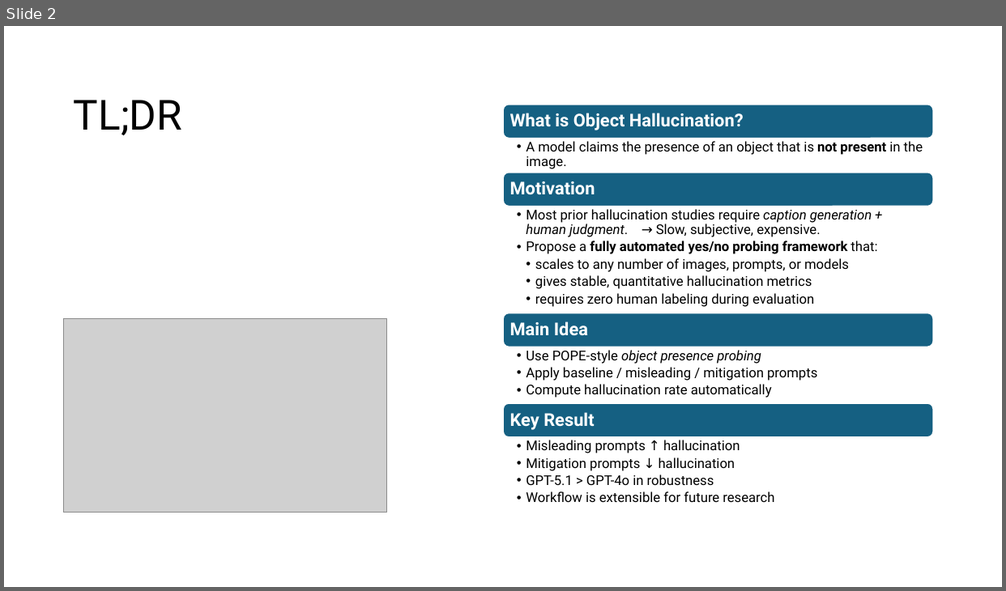
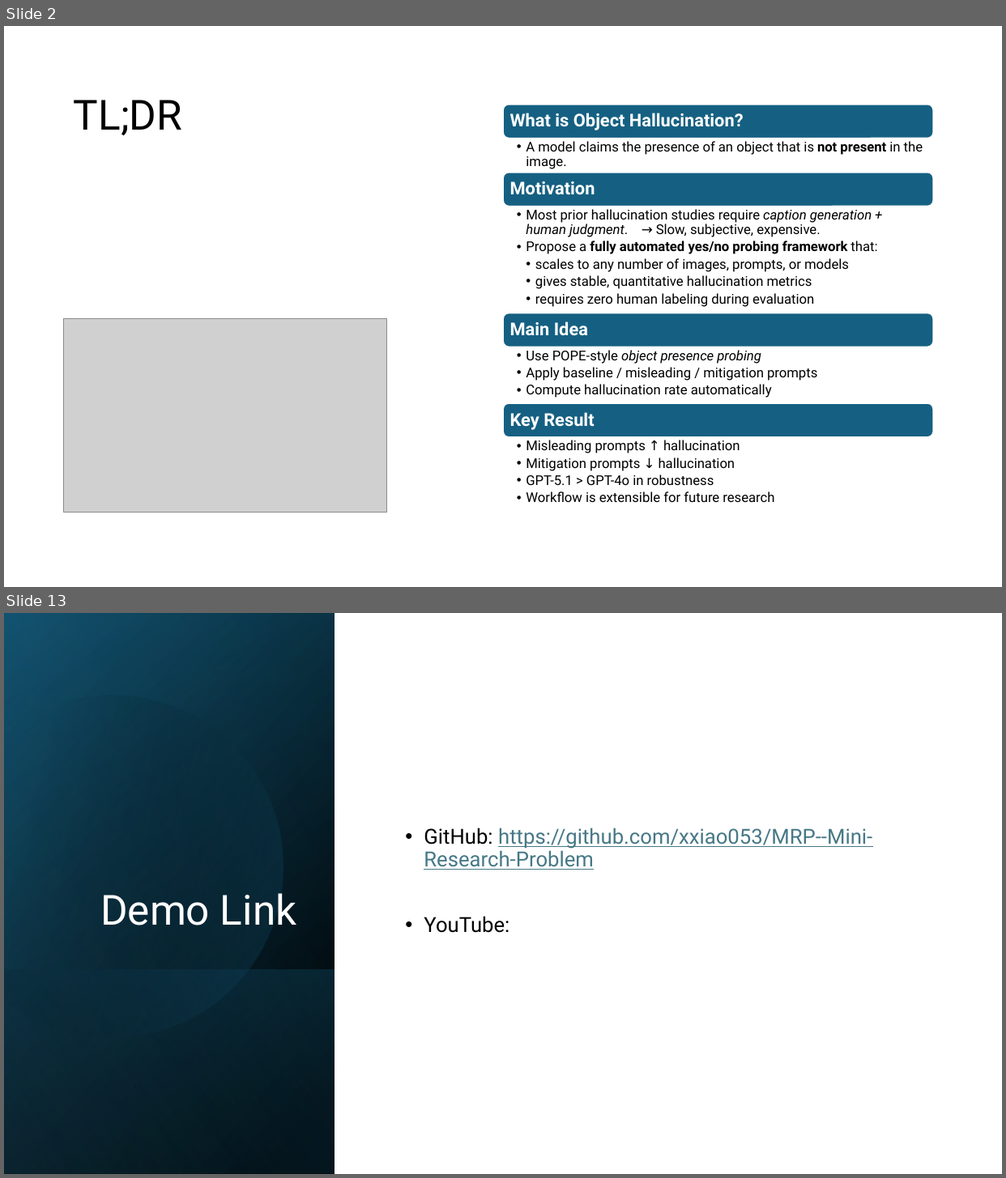
Before and after one commit to xxiao053/MRP--Mini-Research-Problem, a slide deck: presentation/A Scalable Workflow for Evaluating Object Hallucination in Multimodal LLMs.pptx. Shown one above the other, each under a label of ours: slide 2 before the commit, slides 2 and 13 after it; the slides between them are not shown. The pictures are 1006x591 and 1006x1178 pixels, drawn with LibreOffice and Linux fonts; fonts in the diff are those of the drawing; grey boxes stand for pictures. Boxes give left, top, right and bottom in pixels: in the first picture for what was removed or moved away, otherwise in the second. Text is boxed around its words. In the diff, an @@ line names an element or a change of style, - is before the commit and + after.

```diff
--- a/presentation/A Scalable Workflow for Evaluating Object Hallucination in Multimodal LLMs.pptx
+++ b/presentation/A Scalable Workflow for Evaluating Object Hallucination in Multimodal LLMs.pptx
@@ slide 13 added at (4, 613, 1002, 1174), background #FFFFFF @@
@@ rectangle added at (4, 613, 1002, 1174), fill #FFFFFF @@
@@ rectangle added at (4, 613, 335, 1174), fill gradient #000000 to #104862 @@
@@ rectangle added at (4, 614, 335, 1174), fill gradient #000000 to #156082 @@
@@ rectangle added at (4, 613, 335, 1174), fill gradient #000000 to #46B1E1 @@
@@ freeform shape added at (4, 655, 324, 1072), fill gradient #000000 to #156082 @@
@@ text added at (424, 828, 872, 933), 20 pt, text #467886, underline @@
+• GitHub: https://github.com/xxiao053/MRP--Mini-Research-Problem
+• YouTube:
@@ title added at (100, 893, 296, 926), 40 pt, text #FFFFFF @@
+Demo Link
@@ rectangle added at (4, 969, 335, 1174), fill gradient #156082 to #000000 @@
```
Also in this commit, not shown: 2 slides changed, 10 other slides added.
